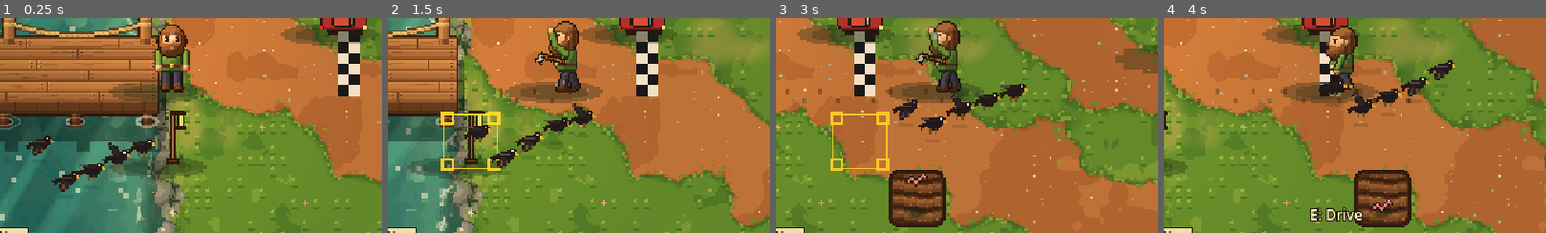
Above: before the commit, frames 1-4 (left to right).
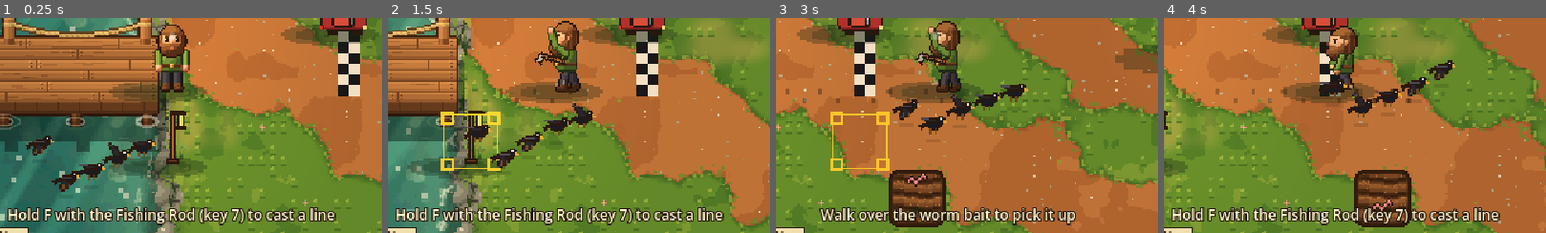
Above: after the commit, the same moments.

Repository: tralesmile/Starstead
Game: Godot game, scene res://scenes/main.tscn
The game is run twice, just before and just after one commit, with the same random seed, the same clock (stepped at 60 frames per second) and the same inputs.
Inputs (mouse positions are % of the whole screen's width and height, from its top left):
- Up to frame 1 (0.25 s): no input
- Up to frame 2 (1.5 s): tap Enter (ui_accept) at 0.5, 0.77, 1.07 s; move the mouse to (72, 45) at 0.52 s; hold D (move_right) 0.53-1.25 s; hold E (interact) 0.53-1.25 s; click (72, 45) at 0.67 s; tap Ctrl (sneak) at 0.8 s; drag from (30, 55) to (45, 70) at 1.27 s
- Up to frame 3 (3 s): move the mouse to (60, 28) at 2.02 s; hold D (move_right) 2.03-2.75 s; hold Shift (sprint) 2.03-2.75 s; tap F (use_tool) at 2.3 s; drag from (45, 70) to (20, 35) at 2.77 s
- Up to frame 4 (4 s): move the mouse to (80, 65) at 3.52 s; hold A (move_left) from 3.53 s (still down); hold Enter (ui_accept) from 3.53 s (still down); tap E (interact) at 3.8 s
The pictures show only the part of the screen within x 28-78%, y 33-83%; the shares and areas given below are measured in that part.

The runs differ from the first frame. In frame 1, 4.1% of the frame differs, in the area x 2-88%, y 88-97%; in frame 2, 4.1%; in frame 3, 3.1%; in frame 4, 4.1%.

Commit message:
Context hints on the prompt line: trees, stumps, rocks, drops, crops, soil, weeds, water (tested)
Co-Authored-By: Claude Sonnet 5.5 <noreply@anthropic.com>
Claude-Session: https://claude.ai/code/session_01UudishsM1pWSPTq2kQPSnr

Diff:
--- /dev/null
+++ b/scripts/hint_model.gd
@@ -0,0 +1,52 @@
+class_name HintModel
+extends RefCounted
+## Pure "what can I do here?" text for the prompt line: trees, stumps, rocks, drops, crops, soil, weeds and water.
+## The caller fills a context dictionary; empty string = nothing worth saying.
+
+const NAMES := {"axe": "Axe", "pickaxe": "Pickaxe", "hoe": "Hoe", "scythe": "Scythe", "rod": "Fishing Rod", "watering_can": "Watering Can"}
+
+## Hotbar key label for a tool (1-9, 0 for the tenth slot), "" if unknown.
+static func key_of(tool: String) -> String:
+	var i := ToolUse.TOOLS.find(tool)
+	if i < 0:
+		return ""
+	return str((i + 1) % 10)
+
+static func equip(tool: String, then: String) -> String:
+	return "Equip the %s (key %s) %s" % [NAMES.get(tool, tool), key_of(tool), then]
+
+## ctx keys (all optional): held, node_kind ("tree"/"rock"), node_hp, stump_days, drop_name, bag_full,
+## ripe_name, crop_name, days_left, watered, tilled, weed, water.
+static func for_context(ctx: Dictionary) -> String:
+	var held := String(ctx.get("held", ""))
+	if ctx.has("drop_name"):
+		if bool(ctx.get("bag_full", false)):
+			return "Bag full: free a slot (Tab) to pick up %s" % ctx["drop_name"]
+		return "Walk over the %s to pick it up" % ctx["drop_name"]
+	var kind := String(ctx.get("node_kind", ""))
+	if kind != "":
+		var stump := int(ctx.get("stump_days", 0))
+		if stump > 0:
+			return "Chopped stump: a new tree grows in %d day%s" % [stump, "" if stump == 1 else "s"]
+		var tool := "axe" if kind == "tree" else "pickaxe"
+		var what := "tree" if kind == "tree" else "rock"
+		var yields := "logs" if kind == "tree" else "stone"
+		if held != tool:
+			return equip(tool, "to break this %s for %s" % [what, yields])
+		var hp := int(ctx.get("node_hp", 0))
+		return "F / Click: hit the %s (%d hit%s left) - %s drop and fly to you" % [what, hp, "" if hp == 1 else "s", yields]
+	if ctx.has("ripe_name"):
+		return "E: Harvest %s" % ctx["ripe_name"]
+	if ctx.has("crop_name"):
+		var d := int(ctx.get("days_left", 0))
+		var s := "%s: ripe in %d day%s" % [ctx["crop_name"], d, "" if d == 1 else "s"]
+		if not bool(ctx.get("watered", true)):
+			s += " - water it (Watering Can, key %s)" % key_of("watering_can")
+		return s
+	if bool(ctx.get("weed", false)):
+		return "F / Click with the Scythe (key %s) to cut the weeds" % key_of("scythe") if held != "scythe" else "F / Click: cut the weeds"
+	if bool(ctx.get("tilled", false)):
+		return "Tilled soil: pick a seed packet (key 3) and click to plant"
+	if bool(ctx.get("water", false)):
+		return "Hold F with the Fishing Rod (key %s) to cast a line" % key_of("rod") if held != "rod" else "Hold F to cast, release to throw"
+	return ""
--- a/scripts/main.gd
+++ b/scripts/main.gd
@@ -457,6 +457,8 @@
 		prompt.text = animals.prompt_for(an_near)
 	if animals.riding != null:
 		prompt.text = "E: Dismount"
+	if prompt.text == "" and not _indoors() and not shop.visible and not car.driving and animals.riding == null:
+		prompt.text = WorldHints.text(self)
 	if car.can_enter() and prompt.text == "":
 		prompt.text = "E: Drive"
 	elif car.driving:
--- /dev/null
+++ b/scripts/world_hints.gd
@@ -0,0 +1,55 @@
+class_name WorldHints
+extends RefCounted
+## Gathers what is in front of the player and asks HintModel what to say. Kept out of main.gd.
+
+static var _items: Dictionary = {}
+
+static func _name(id: String) -> String:
+	if _items.is_empty():
+		_items = DataDB.load_json("items")
+	return String(_items.get(id, {}).get("name", id)).to_lower()
+
+static func text(m) -> String:
+	var ctx := {"held": m.hotbar.current()}
+	var p: Vector2 = m.player.position
+	# 1) an item lying close by
+	var best := 70.0
+	for d in m.drops_view.drops:
+		var dist := (d["node"] as Node2D).position.distance_to(p)
+		if dist < best:
+			best = dist
+			ctx["drop_name"] = _name(String(d["id"]))
+			ctx["bag_full"] = not m.drops_view._room(d["id"])
+	if ctx.has("drop_name"):
+		return HintModel.for_context(ctx)
+	var cell: Vector2i = m._target_cell()
+	var nodes: ResourceNodes = GameState.nodes
+	if nodes.nodes.has(cell):
+		var n: Dictionary = nodes.nodes[cell]
+		ctx["node_kind"] = n.kind
+		ctx["node_hp"] = n.hp
+		ctx["stump_days"] = n.stump_days
+		return HintModel.for_context(ctx)
+	var own := Vector2i(floori(p.x / 32.0), floori(p.y / 32.0))
+	var farm: FarmModel = GameState.farm
+	for c in [cell, own]:
+		if farm.is_ripe(c):
+			ctx["ripe_name"] = String(farm.soil[c].crop).replace("_", " ")
+			return HintModel.for_context(ctx)
+	if farm.soil.has(cell):
+		var s: Dictionary = farm.soil[cell]
+		if farm.weeds.has(cell):
+			ctx["weed"] = true
+		elif s.crop != "":
+			ctx["crop_name"] = String(s.crop).replace("_", " ")
+			ctx["days_left"] = maxi(1, int(farm.crops[s.crop].grow_days) - int(s.age))
+			ctx["watered"] = bool(s.watered)
+		else:
+			ctx["tilled"] = true
+		return HintModel.for_context(ctx)
+	if farm.weeds.has(cell):
+		ctx["weed"] = true
+		return HintModel.for_context(ctx)
+	if m._water_cell_ahead(2) != Vector2i(-1, -1):
+		ctx["water"] = true
+	return HintModel.for_context(ctx)
--- /dev/null
+++ b/tests/test_hints.gd
@@ -0,0 +1,22 @@
+extends BaseTest
+
+func test_tree_hints_depend_on_the_tool_in_hand() -> void:
+	var t := HintModel.for_context({"held": "hand", "node_kind": "tree", "node_hp": 5})
+	check(t.contains("Equip the Axe (key 5)") and t.contains("logs"), t)
+	var u := HintModel.for_context({"held": "axe", "node_kind": "tree", "node_hp": 2})
+	check(u.contains("hit the tree (2 hits left)"), u)
+	check(HintModel.for_context({"held": "axe", "node_kind": "tree", "node_hp": 1}).contains("1 hit left"), "singular")
+
+func test_stump_rock_drop_and_bag() -> void:
+	check(HintModel.for_context({"node_kind": "tree", "stump_days": 3}).contains("grows in 3 days"), "stump")
+	check(HintModel.for_context({"held": "hand", "node_kind": "rock", "node_hp": 3}).contains("Pickaxe (key 6)"), "rock tool")
+	check(HintModel.for_context({"drop_name": "wood"}).contains("Walk over the wood"), "drop")
+	check(HintModel.for_context({"drop_name": "wood", "bag_full": true}).contains("Bag full"), "full bag")
+
+func test_farm_and_water_hints() -> void:
+	check(HintModel.for_context({"ripe_name": "turnip"}) == "E: Harvest turnip", "harvest")
+	check(HintModel.for_context({"crop_name": "tomato", "days_left": 2, "watered": false}).contains("water it"), "water nudge")
+	check(HintModel.for_context({"tilled": true}).contains("plant"), "tilled")
+	check(HintModel.for_context({"weed": true, "held": "hand"}).contains("Scythe (key 9)"), "weeds")
+	check(HintModel.for_context({"water": true, "held": "hand"}).contains("Fishing Rod (key 7)"), "water")
+	check(HintModel.for_context({}) == "", "nothing to say")
Not shown, changed: docs/LOG.md
